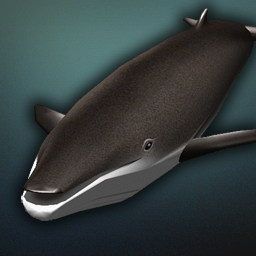
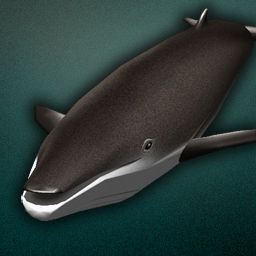
Comparing the layer stacks of the two 256 x 256 images. Changes:
added layer "Layer 3" above "Layer 2" over [0, 0, 256, 256]
